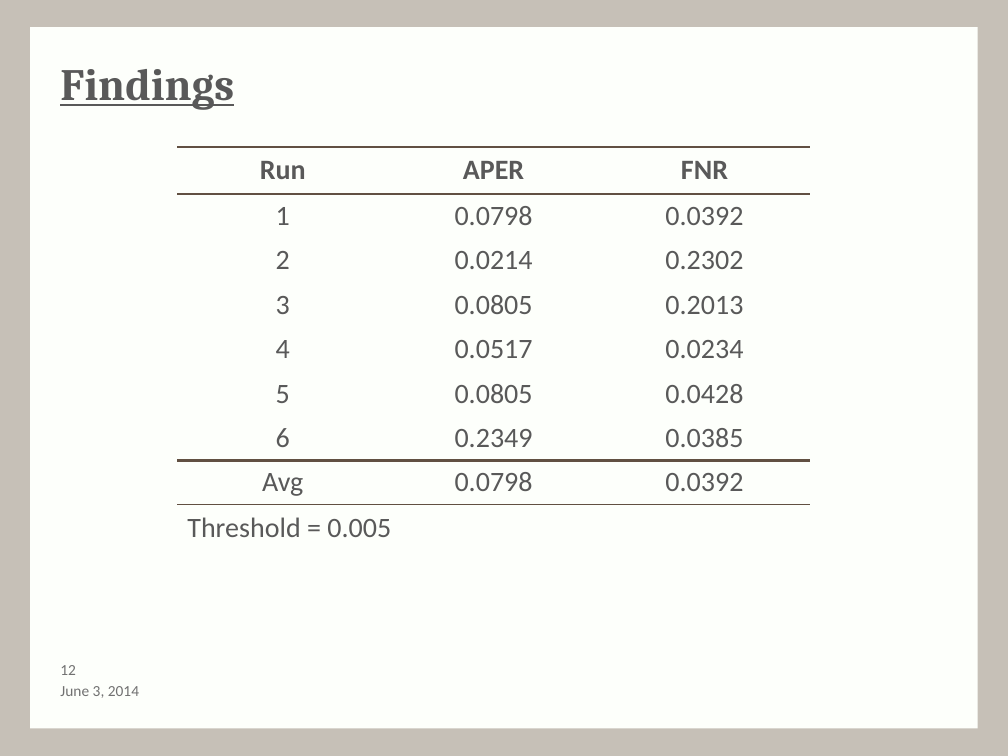
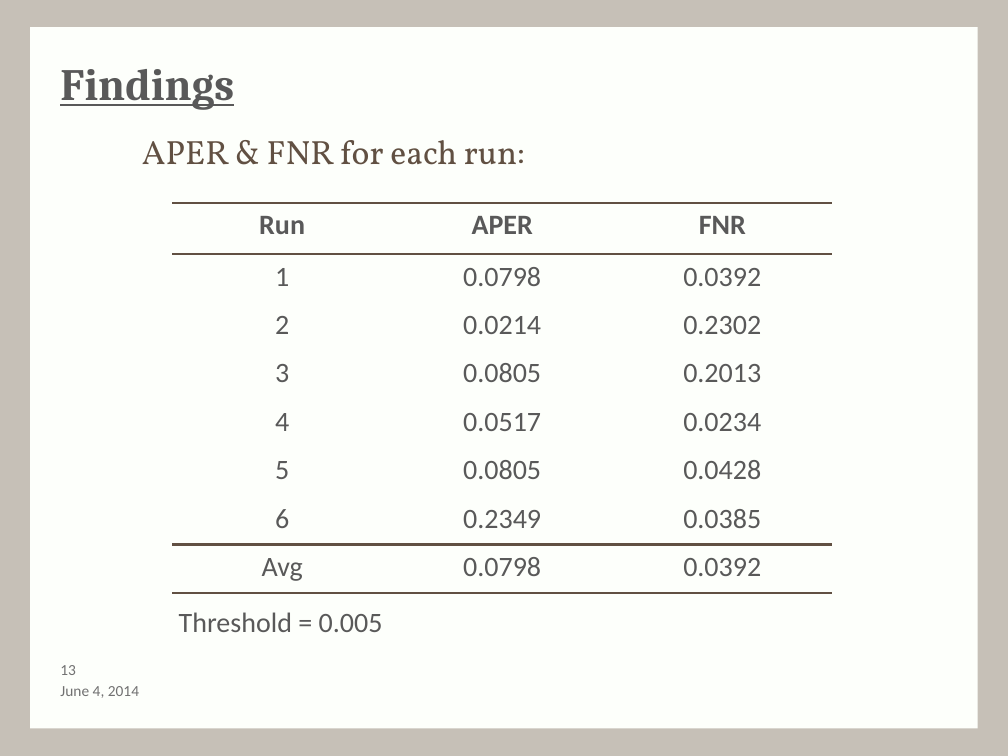
Before and after one commit to MartinGuyer/Project3ML, a slide deck: slide 14 of Presentation/presentation-draft.pptx (slide 13 before the commit). Drawn at 1008x756 pixels with LibreOffice and Linux fonts; fonts in the diff are those of the drawing; background and template pictures are left out. Boxes give left, top, right and bottom in pixels: in the first picture for what was removed or moved away, otherwise in the second. Text is boxed around its words. In the diff, an @@ line names an element or a change of style, - is before the commit and + after.

```diff
--- a/Presentation/presentation-draft.pptx
+++ b/Presentation/presentation-draft.pptx
@@ text added at bbox=[142, 140, 525, 165], 24 pt, text #615042 @@
+APER & FNR for each run:
@@ table: place and size @@
-table at bbox=[177, 147, 809, 500]
+table at bbox=[172, 203, 832, 593]
@@ text "Threshold = 0.005": place and size @@
-text "Threshold = 0.005" at bbox=[187, 517, 391, 537]
+text "Threshold = 0.005" at bbox=[179, 612, 383, 632]
@@ text at bbox=[60, 686, 139, 698]: text changed @@
-June 3, 2014
+June 4, 2014
@@ page number at bbox=[60, 665, 76, 675]: text changed @@
-12
+13
```
Also in this commit, not shown: 17 other slides changed.
